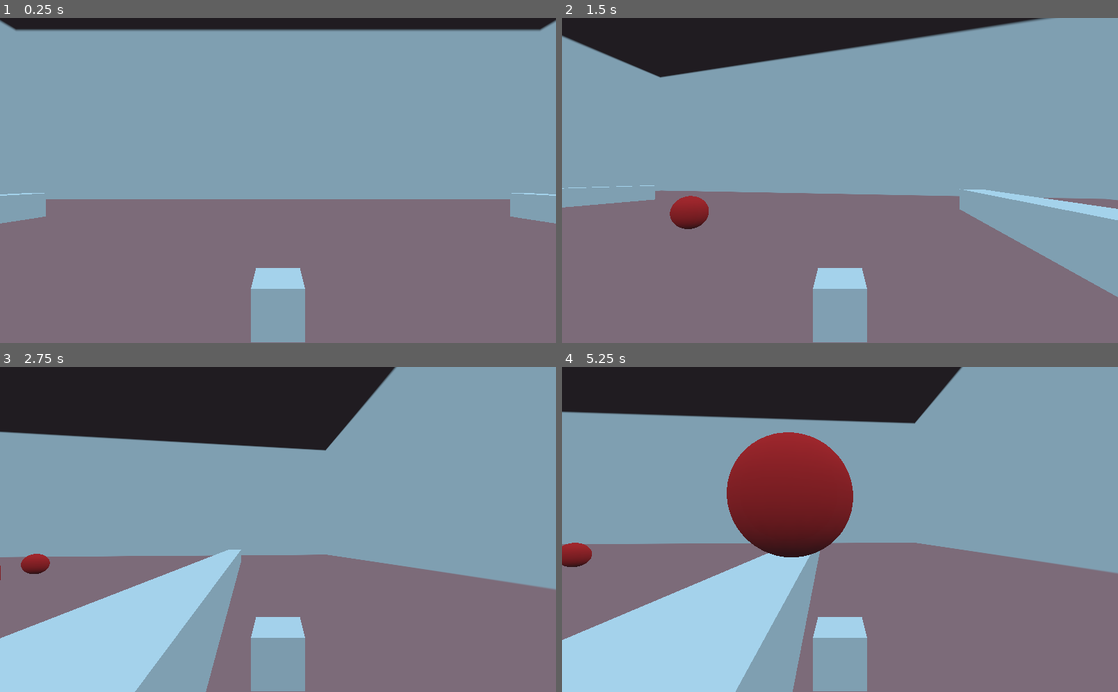
Above: before the commit, frames 1-4 (two rows, left to right).
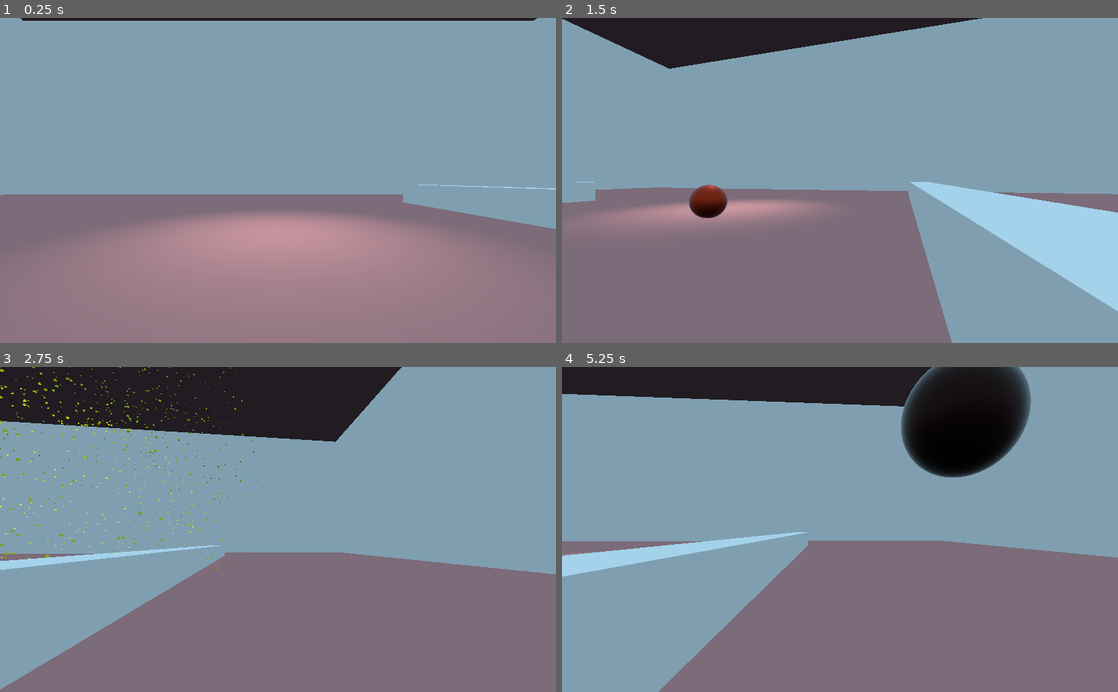
Above: after the commit, the same moments.

Repository: gargamal/bomber-land
Game: Godot game, scene res://MainScene/MainScene.tscn
Two runs of this game, one before a commit and one after it. Both use one fixed random seed, a clock stepped at 60 frames per second and the inputs below.
Inputs (mouse positions are in pixels of both pictures, inside the frame that each line leads up to):
- Up to frame 1 (0.25 s): no input
- Up to frame 2 (1.5 s): tap Enter at 0.5 s; move the mouse to (867, 180) at 0.52 s; hold D (move_right) 0.53-1.28 s; click (867, 180) at 0.6 s; move the mouse to (812, 180) at 1.27 s; hold S (move_backward) from 1.28 s (still down); click (812, 180) at 1.35 s
- Up to frame 3 (2.75 s): move the mouse to (289, 523) at 2.02 s; release S (move_backward) at 2.03 s; hold D (move_right) from 2.03 s (still down); hold Z (move_foward) from 2.03 s (still down); click (289, 523) at 2.3 s
- Up to frame 4 (5.25 s): move the mouse to (834, 536) at 2.77 s; release Z (move_foward) at 2.78 s; click (834, 536) at 2.85 s; move the mouse to (878, 532) at 3.52 s; release D (move_right) at 3.53 s; hold Q (move_left) 3.53-5.03 s; click (878, 532) at 3.6 s; move the mouse to (795, 526) at 4.27 s; tap Z (move_foward) at 4.35 s; click (795, 526) at 4.55 s; move the mouse to (845, 529) at 5.02 s; hold S (move_backward) from 5.03 s (still down); click (845, 529) at 5.1 s

The runs differ from the first frame. In frame 1, 29% of the frame differs, in the area x 0-100%, y 0-100%; in frame 2, 24%; in frame 3, 23%; in frame 4, 39%.

Commit message:
Gestion de la bombe et interaction avec le personnage

Diff:
--- a/Bomb/Bomb.gd
+++ b/Bomb/Bomb.gd
@@ -1,23 +1,85 @@
 extends KinematicBody
 
+onready var _fragment = preload("res://Bomb/Fragment.tscn")
+
 var velocity := Vector3.ZERO
+export (float) var lapstime = 1.0
 
 const GRAVITY := -9.8 * 5
 
+enum { UNKOWN, LOADING, EXPLODE }
+var state = UNKOWN
+
+var fragments = []
+
+var speed_vertical = 0.0
+var speed_horizontal = 0.0
+
+
+var touch = false
+
 func _ready():
-	add_to_group("weapon")
+	add_to_group("bomb")
 
 
 func _physics_process(delta):
-	velocity.y += GRAVITY * delta
-	if (is_on_floor()):
+
+	if is_on_floor() and not touch:
 		velocity = Vector3.ZERO
-	velocity = move_and_slide(velocity, Vector3.UP)
+	else :
+		velocity.y += GRAVITY * delta
+		velocity = move_and_slide(velocity, Vector3.UP)
+		touch = false
 
 
+func start(position : Transform, direction : Transform, pSpeed_vertical : float, pSpeed_horizontal : float):
+	createAllInstanceFragement()
+	speed_vertical = pSpeed_vertical
+	speed_horizontal = pSpeed_horizontal
+	self.global_transform = position
+	velocity = speed_vertical * -direction.basis.z
+	velocity.y = speed_horizontal
+	state = LOADING
+	$AnimationPlayer.play("color")
+	$Timer.start(lapstime)
 
-func start(position : Transform, direction : Transform, speed_vertical : float, speed_horizontal : float):
-	self.global_transform = position
-	velocity.x = speed_vertical * -direction.basis.z.x
-	velocity.y = speed_horizontal
-	velocity.z = speed_vertical * -direction.basis.z.z
+
+func createAllInstanceFragement():
+	var multiplier = 10.0
+	for i in range(-multiplier, multiplier, 1):
+		var angle1 = PI * i / multiplier
+		for j in range(-multiplier, multiplier, 1):
+			var angle2 = PI * j / multiplier
+			fragments.append(createInstanceFragement(6.0 * Vector3(cos(angle1) * cos(angle2), cos(angle1) * sin(angle2), sin(angle1))))
+
+
+func _on_Timer_timeout():
+	if state == LOADING:
+		state = EXPLODE
+
+	elif state == EXPLODE:
+		fire()
+
+
+func fire():
+	for i in range(0, fragments.size()):
+		fragments[i].fire()
+	$Particles.emitting = true
+	$MeshInstance.visible = false
+	$AnimationPlayer.play("light")
+	yield($AnimationPlayer, "animation_finished")
+	queue_free()
+
+
+func createInstanceFragement(coord: Vector3):
+	var fragment = _fragment.instance()
+	fragment.start(coord)
+	add_child(fragment)
+	return fragment
+
+
+func _on_Area_body_entered(body):
+	if body.is_in_group("player"):
+		touch = true
+		velocity = speed_vertical * 4.0 * -transform.basis.z
+		velocity.y = speed_horizontal
--- a/Bomb/Bomb.tscn
+++ b/Bomb/Bomb.tscn
@@ -1,13 +1,104 @@
-[gd_scene load_steps=5 format=2]
+[gd_scene load_steps=11 format=2]
 
 [ext_resource path="res://Bomb/Bomb.gd" type="Script" id=1]
 
 [sub_resource type="SpatialMaterial" id=1]
-albedo_color = Color( 0.976471, 0.168627, 0.168627, 1 )
+albedo_color = Color( 0.0784314, 0.0745098, 0.0745098, 1 )
+metallic = 1.0
+roughness = 0.53
+refraction_enabled = true
+refraction_scale = 0.05
+refraction_texture_channel = 0
 
 [sub_resource type="SphereMesh" id=2]
 
 [sub_resource type="SphereShape" id=3]
+
+[sub_resource type="SpatialMaterial" id=4]
+albedo_color = Color( 1, 1, 0, 1 )
+emission_enabled = true
+emission = Color( 1, 1, 0, 1 )
+emission_energy = 16.0
+emission_operator = 1
+emission_on_uv2 = false
+
+[sub_resource type="ParticlesMaterial" id=5]
+emission_shape = 1
+emission_sphere_radius = 0.2
+spread = 180.0
+gravity = Vector3( 0, 20, 0 )
+initial_velocity = 20.0
+
+[sub_resource type="CubeMesh" id=6]
+size = Vector3( 0.1, 0.1, 0.1 )
+
+[sub_resource type="Animation" id=7]
+length = 3.0
+tracks/0/type = "value"
+tracks/0/path = NodePath("MeshInstance:material_override:albedo_color")
+tracks/0/interp = 1
+tracks/0/loop_wrap = true
+tracks/0/imported = false
+tracks/0/enabled = true
+tracks/0/keys = {
+"times": PoolRealArray( 0, 1, 2, 3 ),
+"transitions": PoolRealArray( 1, 1, 1, 1 ),
+"update": 0,
+"values": [ Color( 0.0784314, 0.0745098, 0.0745098, 1 ), Color( 0.878431, 0.239216, 0.101961, 1 ), Color( 1, 0.678431, 0, 1 ), Color( 1, 1, 0, 1 ) ]
+}
+tracks/1/type = "value"
+tracks/1/path = NodePath("MeshInstance:material_override:emission_enabled")
+tracks/1/interp = 1
+tracks/1/loop_wrap = true
+tracks/1/imported = false
+tracks/1/enabled = true
+tracks/1/keys = {
+"times": PoolRealArray( 0, 1 ),
+"transitions": PoolRealArray( 1, 1 ),
+"update": 1,
+"values": [ false, true ]
+}
+tracks/2/type = "value"
+tracks/2/path = NodePath("MeshInstance:material_override:emission_energy")
+tracks/2/interp = 1
+tracks/2/loop_wrap = true
+tracks/2/imported = false
+tracks/2/enabled = true
+tracks/2/keys = {
+"times": PoolRealArray( 0, 1, 2, 3 ),
+"transitions": PoolRealArray( 1, 1, 1, 6.96439 ),
+"update": 0,
+"values": [ 0.0, 0.02, 0.05, 16.0 ]
+}
+
+[sub_resource type="Animation" id=8]
+length = 0.3
+tracks/0/type = "value"
+tracks/0/path = NodePath("OmniLight:omni_range")
+tracks/0/interp = 1
+tracks/0/loop_wrap = true
+tracks/0/imported = false
+tracks/0/enabled = true
+tracks/0/keys = {
+"times": PoolRealArray( 0, 0.2, 0.3 ),
+"transitions": PoolRealArray( 1, 1, 1 ),
+"update": 0,
+"values": [ 5.0, 20.0, 0.0 ]
+}
+tracks/1/type = "value"
+tracks/1/path = NodePath("OmniLight:visible")
+tracks/1/interp = 1
+tracks/1/loop_wrap = true
+tracks/1/imported = false
+tracks/1/enabled = true
+tracks/1/keys = {
+"times": PoolRealArray( 0, 0.3 ),
+"transitions": PoolRealArray( 1, 1 ),
+"update": 1,
+"values": [ true, false ]
+}
+
+[sub_resource type="BoxShape" id=9]
 
 [node name="Bomb" type="KinematicBody"]
 script = ExtResource( 1 )
@@ -19,3 +110,34 @@
 
 [node name="CollisionShape" type="CollisionShape" parent="."]
 shape = SubResource( 3 )
+
+[node name="Timer" type="Timer" parent="."]
+
+[node name="Particles" type="Particles" parent="."]
+material_override = SubResource( 4 )
+emitting = false
+amount = 4000
+one_shot = true
+speed_scale = 10.0
+process_material = SubResource( 5 )
+draw_pass_1 = SubResource( 6 )
+
+[node name="OmniLight" type="OmniLight" parent="."]
+visible = false
+light_color = Color( 0.980392, 0.968627, 0.227451, 1 )
+light_energy = 16.0
+light_indirect_energy = 16.0
+shadow_enabled = true
+
+[node name="AnimationPlayer" type="AnimationPlayer" parent="."]
+anims/color = SubResource( 7 )
+anims/light = SubResource( 8 )
+
+[node name="Area" type="Area" parent="."]
+collision_layer = 4
+collision_mask = 31
+
+[node name="CollisionShape" type="CollisionShape" parent="Area"]
+shape = SubResource( 9 )
+[connection signal="timeout" from="Timer" to="." method="_on_Timer_timeout"]
+[connection signal="body_entered" from="Area" to="." method="_on_Area_body_entered"]
--- /dev/null
+++ b/Bomb/Fragment.gd
@@ -0,0 +1,35 @@
+extends KinematicBody
+
+var accelerate := 0.0
+var velocity := Vector3.ZERO
+
+var hight = 10.0
+
+func _ready():
+	add_to_group("fragment")
+
+
+func _physics_process(delta):
+	if accelerate > 0.0:
+		velocity *= accelerate * delta
+		velocity = move_and_slide(velocity, Vector3.UP)
+
+
+func start(coord: Vector3):
+	translate(coord)
+	set_physics_process(false)
+
+func fire():
+	accelerate = 55.0
+	velocity = translation * accelerate
+	velocity.y = 0
+	set_physics_process(true)
+	$Area/ColWithEnv.disabled = false
+
+
+func _on_Area_body_entered(body):
+	if body.is_in_group("player"):
+		body.inFireBomb()
+		queue_free()
+	elif body.is_in_group("block"):
+		queue_free()
--- /dev/null
+++ b/Bomb/Fragment.tscn
@@ -0,0 +1,46 @@
+[gd_scene load_steps=6 format=2]
+
+[ext_resource path="res://Bomb/Fragment.gd" type="Script" id=1]
+
+[sub_resource type="BoxShape" id=1]
+
+[sub_resource type="SpatialMaterial" id=2]
+albedo_color = Color( 1, 0.721569, 0, 1 )
+emission_enabled = true
+emission = Color( 1, 0.721569, 0, 1 )
+emission_energy = 16.0
+emission_operator = 1
+emission_on_uv2 = false
+
+[sub_resource type="CubeMesh" id=3]
+
+[sub_resource type="BoxShape" id=4]
+
+[node name="Fragment" type="KinematicBody"]
+transform = Transform( 0.2, 0, 0, 0, 0.2, 0, 0, 0, 0.2, 0, 0, 0 )
+visible = false
+collision_layer = 8
+collision_mask = 22
+script = ExtResource( 1 )
+
+[node name="ColFrag" type="CollisionShape" parent="."]
+shape = SubResource( 1 )
+disabled = true
+
+[node name="MeshInstance" type="MeshInstance" parent="."]
+material_override = SubResource( 2 )
+mesh = SubResource( 3 )
+material/0 = null
+__meta__ = {
+"_editor_description_": ""
+}
+
+[node name="Area" type="Area" parent="."]
+transform = Transform( 3, 0, 0, 0, 3, 0, 0, 0, 3, 0, 0, 0 )
+collision_layer = 8
+collision_mask = 18
+
+[node name="ColWithEnv" type="CollisionShape" parent="Area"]
+shape = SubResource( 4 )
+disabled = true
+[connection signal="body_entered" from="Area" to="." method="_on_Area_body_entered"]
--- a/MainScene/MainScene.gd
+++ b/MainScene/MainScene.gd
@@ -1,16 +1,5 @@
 extends Spatial
 
 
-# Declare member variables here. Examples:
-# var a = 2
-# var b = "text"
-
-
-# Called when the node enters the scene tree for the first time.
 func _ready():
 	pass # Replace with function body.
-
-
-# Called every frame. 'delta' is the elapsed time since the previous frame.
-#func _process(delta):
-#	pass
--- a/MainScene/MainScene.tscn
+++ b/MainScene/MainScene.tscn
@@ -1,115 +1,26 @@
-[gd_scene load_steps=8 format=2]
+[gd_scene load_steps=5 format=2]
 
 [ext_resource path="res://Player/Player.tscn" type="PackedScene" id=1]
 [ext_resource path="res://MainScene/MainScene.gd" type="Script" id=2]
-
-[sub_resource type="CubeMesh" id=1]
-
-[sub_resource type="BoxShape" id=2]
-
-[sub_resource type="SpatialMaterial" id=3]
-albedo_color = Color( 0.764706, 0.509804, 0.509804, 1 )
-proximity_fade_enable = true
-proximity_fade_distance = 1.0
-
-[sub_resource type="CubeMesh" id=4]
-
-[sub_resource type="BoxShape" id=5]
+[ext_resource path="res://room/Room.tscn" type="PackedScene" id=3]
+[ext_resource path="res://block/block.tscn" type="PackedScene" id=4]
 
 [node name="MainScene" type="Spatial"]
 script = ExtResource( 2 )
 
 [node name="Player" parent="." instance=ExtResource( 1 )]
 
-[node name="block" type="StaticBody" parent="."]
-transform = Transform( 1, 0, 0, 0, 1, 0, 0, 0, 20, 21, 2, 0 )
-__meta__ = {
-"_edit_group_": true
-}
+[node name="Room" parent="." instance=ExtResource( 3 )]
 
-[node name="MeshInstance" type="MeshInstance" parent="block"]
-mesh = SubResource( 1 )
-material/0 = null
+[node name="SpotLight" type="SpotLight" parent="."]
+transform = Transform( 1, 0, 0, 0, -1.62921e-07, 1, 0, -1, -1.62921e-07, 0, 10, -10 )
+shadow_enabled = true
+spot_range = 21.5811
 
-[node name="CollisionShape" type="CollisionShape" parent="block"]
-shape = SubResource( 2 )
+[node name="Block" type="Spatial" parent="."]
 
-[node name="block2" type="StaticBody" parent="."]
-transform = Transform( 1, 0, 0, 0, 1, 0, 0, 0, 20, -21, 2, 0 )
-__meta__ = {
-"_edit_group_": true
-}
+[node name="block" parent="Block" instance=ExtResource( 4 )]
+transform = Transform( 1, 0, 0, 0, 1, 0, 0, 0, 12, -20, 1, 0 )
 
-[node name="MeshInstance" type="MeshInstance" parent="block2"]
-mesh = SubResource( 1 )
-material/0 = null
-
-[node name="CollisionShape" type="CollisionShape" parent="block2"]
-shape = SubResource( 2 )
-
-[node name="Room" type="Spatial" parent="."]
-__meta__ = {
-"_edit_group_": true
-}
-
-[node name="Floor" type="StaticBody" parent="Room"]
-transform = Transform( 50, 0, 0, 0, 1, 0, 0, 0, 50, 0, 0, 0 )
-
-[node name="MeshInstance" type="MeshInstance" parent="Room/Floor"]
-material_override = SubResource( 3 )
-mesh = SubResource( 4 )
-material/0 = null
-
-[node name="CollisionShape" type="CollisionShape" parent="Room/Floor"]
-shape = SubResource( 5 )
-
-[node name="ceiling" type="StaticBody" parent="Room"]
-transform = Transform( 50, 0, 0, 0, 1, 0, 0, 0, 50, 0, 30, 0 )
-
-[node name="MeshInstance" type="MeshInstance" parent="Room/ceiling"]
-material_override = SubResource( 3 )
-mesh = SubResource( 4 )
-material/0 = null
-
-[node name="CollisionShape" type="CollisionShape" parent="Room/ceiling"]
-shape = SubResource( 5 )
-
-[node name="wall1" type="StaticBody" parent="Room"]
-transform = Transform( 1, 0, 0, 0, 15, 0, 0, 0, 40, -45, 15, 0 )
-
-[node name="MeshInstance" type="MeshInstance" parent="Room/wall1"]
-mesh = SubResource( 1 )
-material/0 = null
-
-[node name="CollisionShape" type="CollisionShape" parent="Room/wall1"]
-shape = SubResource( 2 )
-
-[node name="wall2" type="StaticBody" parent="Room"]
-transform = Transform( 1, 0, 0, 0, 15, 0, 0, 0, 40, 45, 15, 0 )
-
-[node name="MeshInstance" type="MeshInstance" parent="Room/wall2"]
-mesh = SubResource( 1 )
-material/0 = null
-
-[node name="CollisionShape" type="CollisionShape" parent="Room/wall2"]
-shape = SubResource( 2 )
-
-[node name="wall3" type="StaticBody" parent="Room"]
-transform = Transform( -1.62921e-07, 0, 50, 0, 15, 0, -1, 0, -8.14603e-06, 0, 15, -40 )
-
-[node name="MeshInstance" type="MeshInstance" parent="Room/wall3"]
-mesh = SubResource( 1 )
-material/0 = null
-
-[node name="CollisionShape" type="CollisionShape" parent="Room/wall3"]
-shape = SubResource( 2 )
-
-[node name="wall4" type="StaticBody" parent="Room"]
-transform = Transform( -1.62921e-07, 0, 50, 0, 15, 0, -1, 0, -8.14603e-06, 0, 15, 40 )
-
-[node name="MeshInstance" type="MeshInstance" parent="Room/wall4"]
-mesh = SubResource( 1 )
-material/0 = null
-
-[node name="CollisionShape" type="CollisionShape" parent="Room/wall4"]
-shape = SubResource( 2 )
+[node name="block2" parent="Block" instance=ExtResource( 4 )]
+transform = Transform( 1, 0, 0, 0, 1, 0, 0, 0, 22, 15, 1, -4 )
--- a/Player/Player.gd
+++ b/Player/Player.gd
@@ -17,14 +17,17 @@
 export(float) var speed_lauch := 5.0
 export(float) var speed_shoot := 10.0
 export(float) var speed_fly := 20.0
-export(float) var intervalle := 1.0
+export(float) var lapstime := 1.0
 
 var launch_bomb = true
+
+var isDead = false
 
 onready var _bomb = preload("res://Bomb/Bomb.tscn")
 var bomb = null
 
 func _ready():
+	add_to_group("player")
 	Input.set_mouse_mode(Input.MOUSE_MODE_CAPTURED)
 
 
@@ -42,10 +45,11 @@
 func launch():
 	if Input.is_action_just_pressed("launch_bomb") and launch_bomb:
 		bomb = _bomb.instance()
-		bomb.start($Head/Camera/Launch.global_transform, $Head/Camera.get_camera_transform().basis, speed_lauch, speed_fly)
 		get_parent().add_child(bomb)
-		$Timer.start(intervalle)
+		bomb.start($Head/Camera/Launch.global_transform, $Head/Camera.get_camera_transform(), speed_lauch, speed_fly)
+		$Timer.start(lapstime)
 		launch_bomb = false
+		isDead = false
 
 
 func ifExit():
@@ -101,3 +105,9 @@
 
 func _on_Timer_timeout():
 	launch_bomb = true
+
+
+func inFireBomb():
+	if not isDead:
+		print("BAMMMM... Dead")
+		isDead = true
--- a/Player/Player.tscn
+++ b/Player/Player.tscn
@@ -1,12 +1,10 @@
-[gd_scene load_steps=6 format=2]
+[gd_scene load_steps=5 format=2]
 
 [ext_resource path="res://Player/Player.gd" type="Script" id=1]
 
 [sub_resource type="CapsuleShape" id=1]
-radius = 0.6
-height = 2.0
-
-[sub_resource type="CubeMesh" id=2]
+radius = 0.7
+height = 2.5
 
 [sub_resource type="SpatialMaterial" id=3]
 albedo_color = Color( 0.117647, 0.247059, 0.764706, 1 )
@@ -14,14 +12,16 @@
 [sub_resource type="CapsuleMesh" id=4]
 
 [node name="Player" type="KinematicBody"]
-transform = Transform( 1, 0, 0, 0, 1, 0, 0, 0, 1, 0, 3, 0 )
+transform = Transform( 1, 0, 0, 0, 1, 0, 0, 0, 1, 0, 1, 0 )
+collision_layer = 16
+collision_mask = 31
 script = ExtResource( 1 )
 __meta__ = {
 "_edit_group_": true
 }
 
 [node name="CollisionShape" type="CollisionShape" parent="."]
-transform = Transform( 1, 0, 0, 0, -1.62921e-07, -1, 0, 1, -1.62921e-07, 0, 0, 0 )
+transform = Transform( 1, 0, 0, 0, -1.62921e-07, -1, 0, 1, -1.62921e-07, 0, 1, 0 )
 shape = SubResource( 1 )
 
 [node name="Head" type="Spatial" parent="."]
@@ -33,15 +33,10 @@
 far = 200.0
 
 [node name="Launch" type="Position3D" parent="Head/Camera"]
-transform = Transform( 1, 0, 0, 0, 1, 0, 0, 0, 1, 0, -1, -1.91772 )
-
-[node name="MeshInstance" type="MeshInstance" parent="Head/Camera/Launch"]
-transform = Transform( 0.2, 0, 0, 0, 0.2, 0, 0, 0, 0.2, 0, 0, 0 )
-mesh = SubResource( 2 )
-material/0 = null
+transform = Transform( 1, 0, 0, 0, 1, 0, 0, 0, 1, 0, 0, -2 )
 
 [node name="MeshInstance" type="MeshInstance" parent="."]
-transform = Transform( 0.5, 0, 0, 0, -2.18557e-08, -1, 0, 0.5, -4.37114e-08, 0, 0, 0 )
+transform = Transform( 0.5, 0, 0, 0, -2.18557e-08, -1, 0, 0.5, -4.37114e-08, 0, 0.5, 0 )
 material_override = SubResource( 3 )
 mesh = SubResource( 4 )
 material/0 = null
--- /dev/null
+++ b/block/block.gd
@@ -0,0 +1,5 @@
+extends StaticBody
+
+
+func _ready():
+	add_to_group("block")
--- /dev/null
+++ b/block/block.tscn
@@ -0,0 +1,23 @@
+[gd_scene load_steps=4 format=2]
+
+[ext_resource path="res://block/block.gd" type="Script" id=1]
+
+[sub_resource type="CubeMesh" id=1]
+
+[sub_resource type="BoxShape" id=2]
+
+[node name="block" type="StaticBody"]
+transform = Transform( 1, 0, 0, 0, 1, 0, 0, 0, 1, 0, 1, 0 )
+collision_layer = 2
+collision_mask = 31
+script = ExtResource( 1 )
+__meta__ = {
+"_edit_group_": true
+}
+
+[node name="MeshInstance" type="MeshInstance" parent="."]
+mesh = SubResource( 1 )
+material/0 = null
+
+[node name="CollisionShape" type="CollisionShape" parent="."]
+shape = SubResource( 2 )
--- a/constant.gd
+++ /dev/null
@@ -1,3 +0,0 @@
-extends Object
-
-const GRAVITY := -9.8 * 3
--- a/project.godot
+++ b/project.godot
@@ -47,6 +47,19 @@
  ]
 }
 
+[layer_names]
+
+3d_render/layer_1="Room_rend"
+3d_physics/layer_1="Room_phys"
+3d_render/layer_2="box_rend"
+3d_physics/layer_2="box_phys"
+3d_render/layer_3="Bomb_rend"
+3d_physics/layer_3="Bomb_phys"
+3d_render/layer_4="Fragment_rend"
+3d_physics/layer_4="Fragment_phys"
+3d_render/layer_5="Player_rend"
+3d_physics/layer_5="Player_phys"
+
 [rendering]
 
 environment/default_environment="res://default_env.tres"
--- /dev/null
+++ b/room/Room.gd
@@ -0,0 +1,5 @@
+extends Spatial
+
+
+func _ready():
+	add_to_group("room")
--- /dev/null
+++ b/room/Room.tscn
@@ -0,0 +1,91 @@
+[gd_scene load_steps=7 format=2]
+
+[ext_resource path="res://room/Room.gd" type="Script" id=1]
+
+[sub_resource type="SpatialMaterial" id=1]
+albedo_color = Color( 0.764706, 0.509804, 0.509804, 1 )
+proximity_fade_enable = true
+proximity_fade_distance = 1.0
+
+[sub_resource type="CubeMesh" id=2]
+
+[sub_resource type="BoxShape" id=3]
+
+[sub_resource type="CubeMesh" id=4]
+
+[sub_resource type="BoxShape" id=5]
+
+[node name="Room" type="Spatial"]
+transform = Transform( 1, 0, 0, 0, 1, 0, 0, 0, 1, 0, -1, 0 )
+script = ExtResource( 1 )
+__meta__ = {
+"_edit_group_": true
+}
+
+[node name="Floor" type="StaticBody" parent="."]
+transform = Transform( 50, 0, 0, 0, 1, 0, 0, 0, 50, 0, 0, 0 )
+collision_mask = 0
+
+[node name="MeshInstance" type="MeshInstance" parent="Floor"]
+material_override = SubResource( 1 )
+mesh = SubResource( 2 )
+material/0 = null
+
+[node name="CollisionShape" type="CollisionShape" parent="Floor"]
+shape = SubResource( 3 )
+
+[node name="ceiling" type="StaticBody" parent="."]
+transform = Transform( 50, 0, 0, 0, 1, 0, 0, 0, 50, 0, 32, 0 )
+collision_mask = 0
+
+[node name="MeshInstance" type="MeshInstance" parent="ceiling"]
+material_override = SubResource( 1 )
+mesh = SubResource( 2 )
+material/0 = null
+
+[node name="CollisionShape" type="CollisionShape" parent="ceiling"]
+shape = SubResource( 3 )
+
+[node name="wall1" type="StaticBody" parent="."]
+transform = Transform( 1, 0, 0, 0, 15, 0, 0, 0, 40, -45, 16.1727, 0 )
+collision_mask = 2147483656
+
+[node name="MeshInstance" type="MeshInstance" parent="wall1"]
+mesh = SubResource( 4 )
+material/0 = null
+
+[node name="CollisionShape" type="CollisionShape" parent="wall1"]
+shape = SubResource( 5 )
+
+[node name="wall2" type="StaticBody" parent="."]
+transform = Transform( 1, 0, 0, 0, 15, 0, 0, 0, 40, 45, 16, 0 )
+collision_mask = 8
+
+[node name="MeshInstance" type="MeshInstance" parent="wall2"]
+mesh = SubResource( 4 )
+material/0 = null
+
+[node name="CollisionShape" type="CollisionShape" parent="wall2"]
+shape = SubResource( 5 )
+
+[node name="wall3" type="StaticBody" parent="."]
+transform = Transform( -1.62921e-07, 0, 50, 0, 15, 0, -1, 0, -8.14603e-06, 0, 16, -41 )
+collision_mask = 8
+
+[node name="MeshInstance" type="MeshInstance" parent="wall3"]
+mesh = SubResource( 4 )
+material/0 = null
+
+[node name="CollisionShape" type="CollisionShape" parent="wall3"]
+shape = SubResource( 5 )
+
+[node name="wall4" type="StaticBody" parent="."]
+transform = Transform( -1.62921e-07, 0, 50, 0, 15, 0, -1, 0, -8.14603e-06, 0, 16, 41 )
+collision_mask = 8
+
+[node name="MeshInstance" type="MeshInstance" parent="wall4"]
+mesh = SubResource( 4 )
+material/0 = null
+
+[node name="CollisionShape" type="CollisionShape" parent="wall4"]
+shape = SubResource( 5 )
